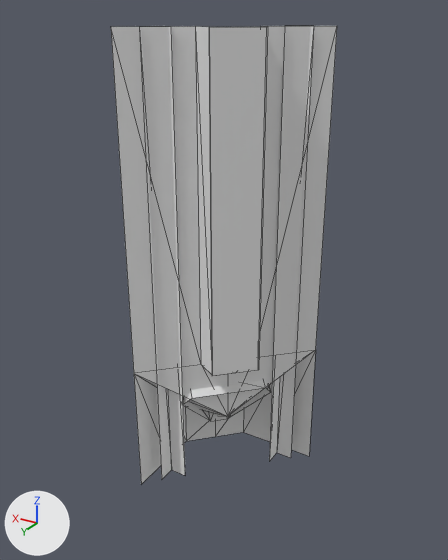
The FBX model AnotherGangsterHamster/Assets/Models/StageObjects/AFrame/Atype_Frame_end_1.fbx, before and after one commit.
One viewpoint serves both versions: a camera (50 mm lens) standing at (-56.368, 32.698, 8.022) and looking at (-55.744, 31.659, 7.502). Every picture has the same lights, and +X, +Y and +Z are marked at lower left. Mesh edges are drawn as thin lines. Where no turn or scale is listed for an object, it has been applied to the vertices.

The first picture shows 'AFrame_end_004', 'cain'.
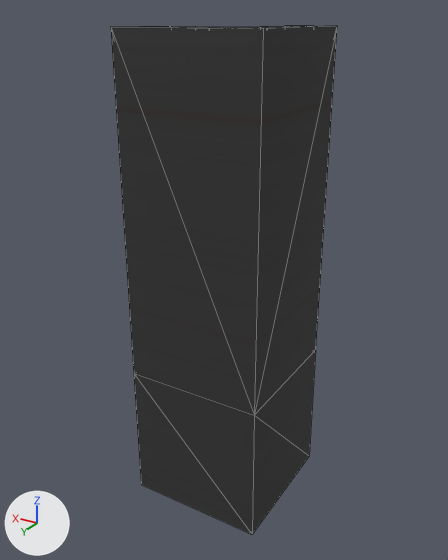
Commit message: AFrame 교체

Edits to the bpy script that builds the scene:
```text
Add img_af_base_color_png:
    img_af_base_color_png = load_image('AF_Base_color.png', 'AF_Base_color.png', 1024, 1024, 'sRGB')
Add mat_material__57:
    mat_material__57 = principled_material('Material #57')
    mat_material__57.texture = img_af_base_color_png
    mat_material__57.roughness = 0.859
Change me_cain_ncl1_1:
    where me_cain_ncl1_1.from_pydata(...)  # 4 vertices, 1 face; spans x -0.037..0.037, y -0.037..0.037, z 0.0..0.687
    add me_cain_ncl1_1.materials.append(mat_material__57)  # picture img_af_base_color_png
Change me_aframe_end_004_ncl1_1:
    used by ob_aframe_end_004; location = (-55.9, 31.8, 7.0)
    verts and faces of me_aframe_end_004_ncl1_1; kept vertices keep their numbers, new ones are numbered from 63
    before: 4 (0.298, 0.003, 1.0) at pixel (110, 26), 5 (0.298, 0.003, 0.303) at pixel (133, 373), 8 (0.295, -0.184, 0.0) at pixel (186, 441), 9 (0.295, 0.005, 0.0) at pixel (141, 484), 10 (0.295, -0.101, 0.0)
    before: 35 (0.0, -0.295, 0.303) at pixel (315, 349), 36 (0.0, -0.295, 1.0) at pixel (337, 25), 38 (0.241, -0.238, 0.0) at pixel (215, 436), 40 (0.187, -0.292, 0.0) at pixel (243, 432), 41 (0.104, -0.292, 0.0)
    before: 42 (-0.002, -0.292, 0.0) at pixel (309, 456)
    remove me_aframe_end_004_ncl1_1.from_pydata(...)  # 63 vertices, 82 faces; spans x -0.002..0.298, y -0.295..0.005, z 0.0..1.0
    add me_aframe_end_004_ncl1_1.from_pydata(...)  # 66 vertices, 96 faces; spans x -0.002..0.298, y -0.295..0.005, z 0.0..1.0
    me_aframe_end_004_ncl1_1 part 1
    add for new, old in zip([63, 64, 65], [4, 5, 9]): verts[new] = verts[old] + (-0.297, 0.0, 0.0)
    add faces += [(4, 5, 64), (4, 64, 63), (5, 9, 65), (5, 65, 64), (42, 64, 65), (35, 64, 42)]
    add faces += [(35, 36, 64), (36, 63, 64), (8, 65, 10), (40, 41, 65), (8, 38, 65), (41, 42, 65)]
    add faces += [(38, 40, 65), (9, 10, 65)]
    me_aframe_end_004_ncl1_1 part 2: 82 faces spanning x -0.002..0.298, y -0.295..0.005, z 0.0..1.0 switch from no material to mat_material__57 (picture img_af_base_color_png)
```

Boxes (x1, y1, x2, y2) around the edits, measured in the pictures (448 x 560 px):
'AFrame_end_004', reshaped (11% taller): before (111, 26, 337, 484); after (111, 26, 337, 534)
'cain', recoloured: (209, 27, 268, 376) in both
part 1 of me_aframe_end_004_ncl1_1, added (black): after (111, 26, 337, 534)
part 2 of me_aframe_end_004_ncl1_1, recoloured: before (111, 26, 337, 484); after (141, 26, 317, 29)
